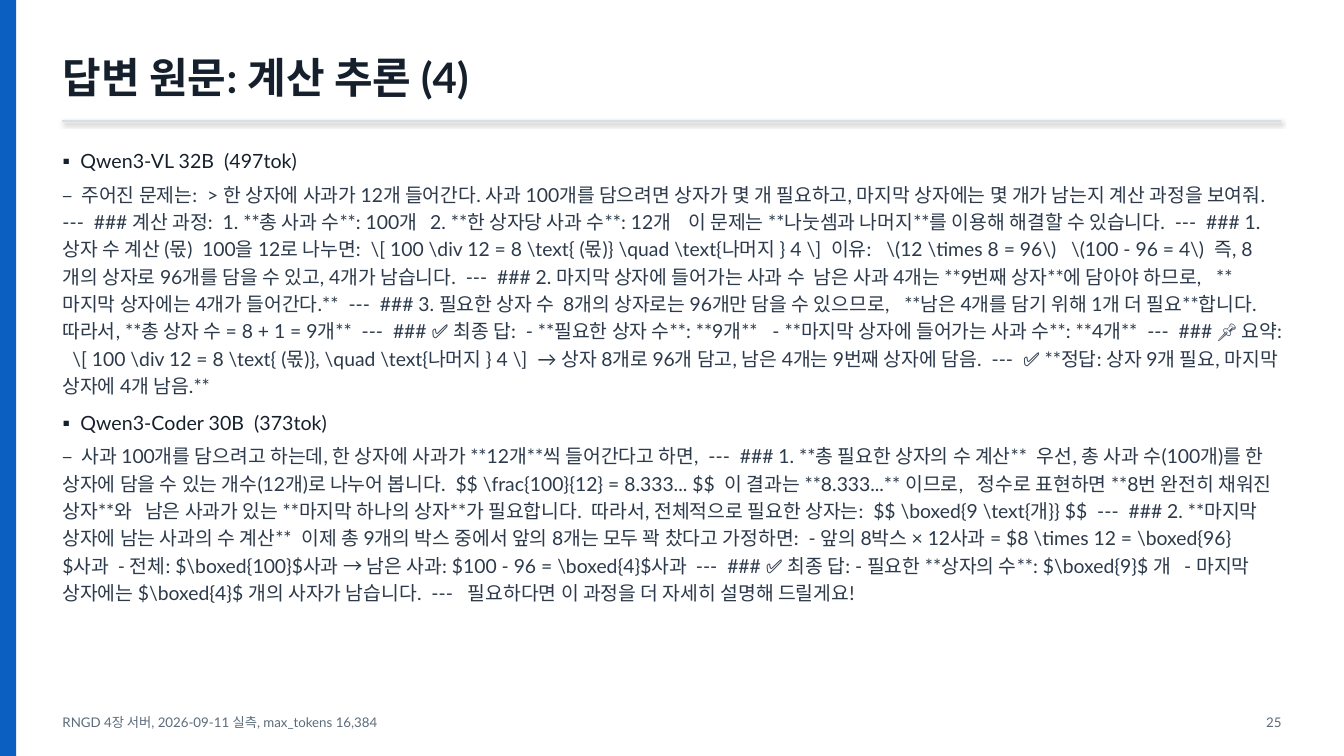
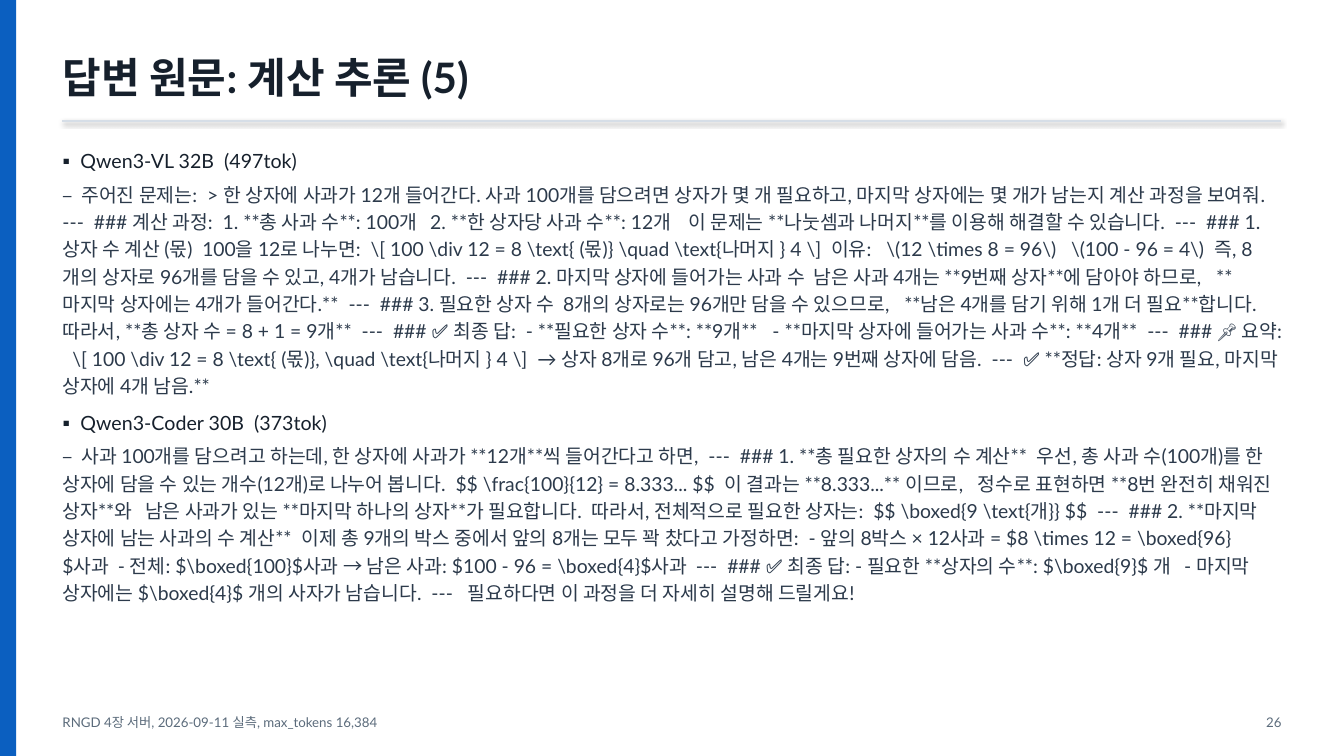
Before and after one commit to SOTA-PNU/RNGD-proj, a slide deck: slide 28 of Model_Benchmark/rngd-npu/bench_prebuilt_vs_custom/모델별-성능정리-2026-09-11.pptx (slide 27 before the commit). Drawn at 1344x756 pixels with LibreOffice and Linux fonts; fonts in the diff are those of the drawing. Boxes give left, top, right and bottom in pixels: in the first picture for what was removed or moved away, otherwise in the second. Text is boxed around its words. In the diff, an @@ line names an element or a change of style, - is before the commit and + after.

```diff
--- a/Model_Benchmark/rngd-npu/bench_prebuilt_vs_custom/모델별-성능정리-2026-09-11.pptx
+++ b/Model_Benchmark/rngd-npu/bench_prebuilt_vs_custom/모델별-성능정리-2026-09-11.pptx
@@ text at box(62, 57, 468, 100): text changed @@
-답변 원문: 계산 추론 (4)
+답변 원문: 계산 추론 (5)
@@ text at box(1266, 717, 1281, 727): text changed @@
-25
+26
```
Also in this commit, not shown: 36 other slides changed, 2 slides added, 19 other files.
